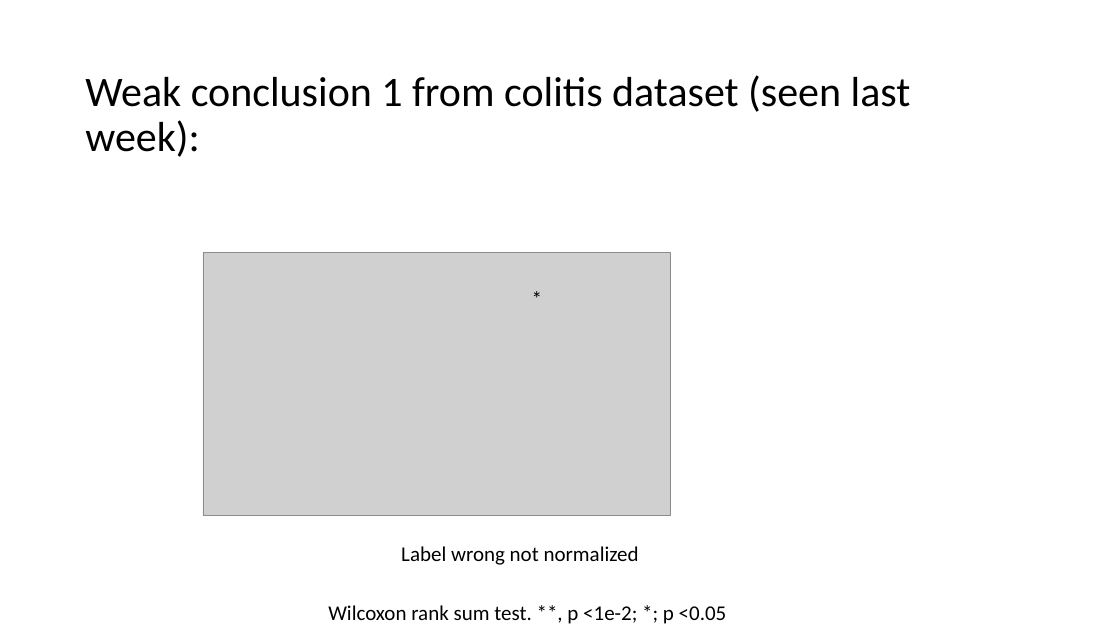
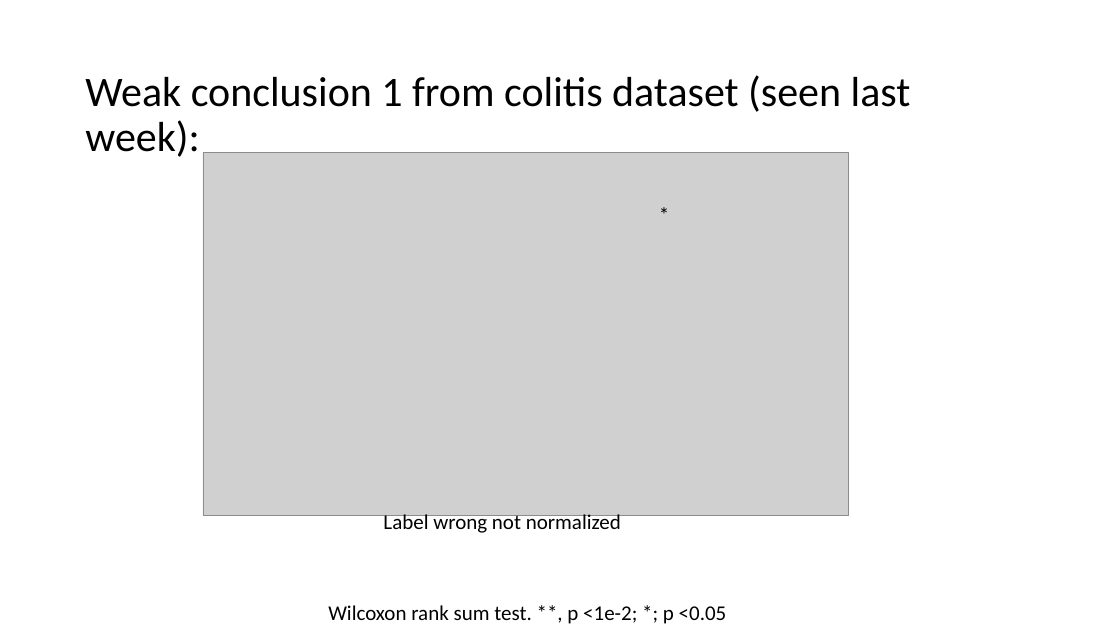
Before and after one commit to tybottorff/bottorffdocs, a slide deck: slide 15 of linsley_postdoc/presentations/weekly_meetings/1_4_24.pptx (slide 14 before the commit). Drawn at 1120x630 pixels with LibreOffice and Linux fonts; fonts in the diff are those of the drawing; grey boxes stand for pictures. Boxes give left, top, right and bottom in pixels: in the first picture for what was removed or moved away, otherwise in the second. Text is boxed around its words. In the diff, an @@ line names an element or a change of style, - is before the commit and + after.

```diff
--- a/linsley_postdoc/presentations/weekly_meetings/1_4_24.pptx
+++ b/linsley_postdoc/presentations/weekly_meetings/1_4_24.pptx
@@ picture: place and size @@
-picture at (203, 253, 670, 516)
+picture at (203, 153, 849, 516)
@@ text "*" rewrapped from (523, 281, 582, 315) to (651, 197, 733, 231) @@
@@ text "Label wrong not normalized": place and size @@
-text "Label wrong not normalized" at (401, 546, 639, 565)
+text "Label wrong not normalized" at (383, 512, 621, 533)
```
Also in this commit, not shown: 9 other slides changed, 4 slides added, 3 slides removed.
